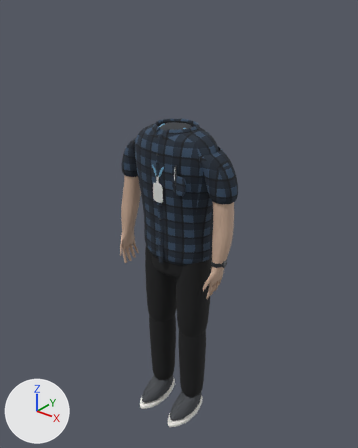
Two versions of the FBX model Assets/_NoRainbowAfter/Art/Models/Characters/ACT_Raka_StudentBody.fbx, one commit apart.
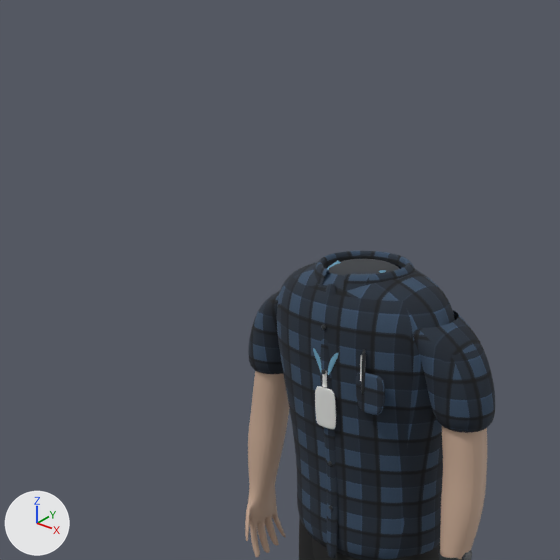
Each version appears first whole from a 50 mm camera at (1.136, -1.416, 1.815) aimed at (-0.005, 0.011, 0.931), and next in a close-up on the part from 1% to 75% of the width and 0% to 59% of the height. Lighting does not change. The marker at lower left points along +X, +Y and +Z. The first two pictures are the older version. The close-ups show mesh edges as thin lines.

Names of what the first close-up shows: 'SM_Raka_ButtonPlacket', 'SM_Raka_Collar', 'SM_Raka_FlannelBody', 'SM_Raka_Forearm_Left', 'SM_Raka_Forearm_Right', 'SM_Raka_InnerTee', 'SM_Raka_ShirtPocket', 'SM_Raka_Sleeve_Left', 'SM_Raka_Sleeve_Right', 'SM_Raka_StudentCard' and 10 more.
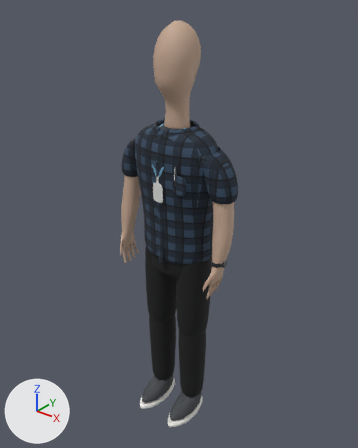
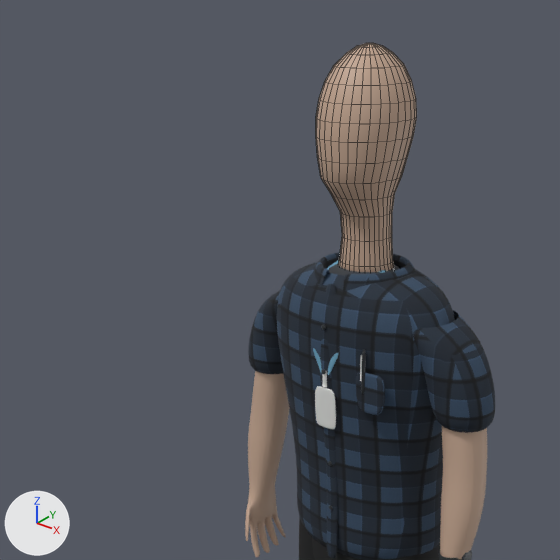
Commit message: Set Raka's standing body height to 170 cm from soles to crown

Location of each change, (x1, y1, x2, y2) in pixels of the close-ups (560 x 560 px):
'SM_Raka_Head', added (beige): after (316, 43, 417, 272)

The change, as a diff of the scene's bpy script:
```diff
--- a/Assets/_NoRainbowAfter/Art/Models/Characters/ACT_Raka_StudentBody.fbx.py
+++ b/Assets/_NoRainbowAfter/Art/Models/Characters/ACT_Raka_StudentBody.fbx.py
@@ me_sm_raka_head_mesh @@
+me_sm_raka_head_mesh.from_pydata(...)  # 482 vertices, 512 faces; spans x -0.08..0.08, y -0.095..0.082, z 1.32..1.701
+me_sm_raka_head_mesh.materials.append(mat_mat_rakabody_skin)  # beige #c4a690
@@ ob_sm_raka_head @@
+ob_sm_raka_head = bpy.data.objects.new('SM_Raka_Head', me_sm_raka_head_mesh)
+ob_sm_raka_head.location = (0.0, 0.0, 0.0)
```
